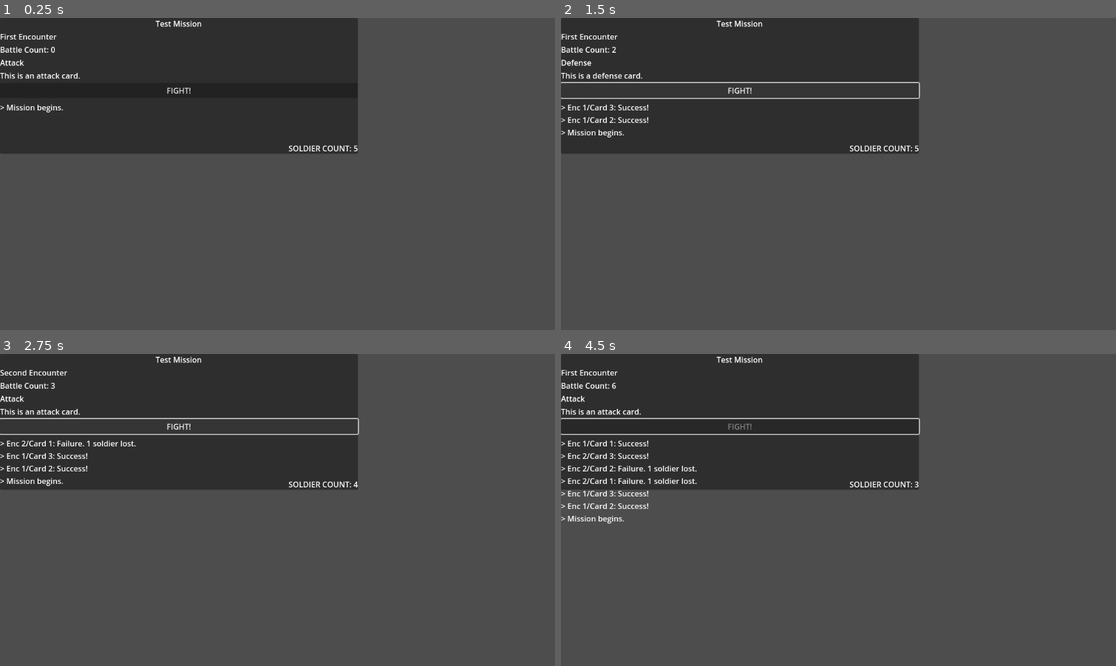
Above: before the commit, frames 1-4 (two rows, left to right).
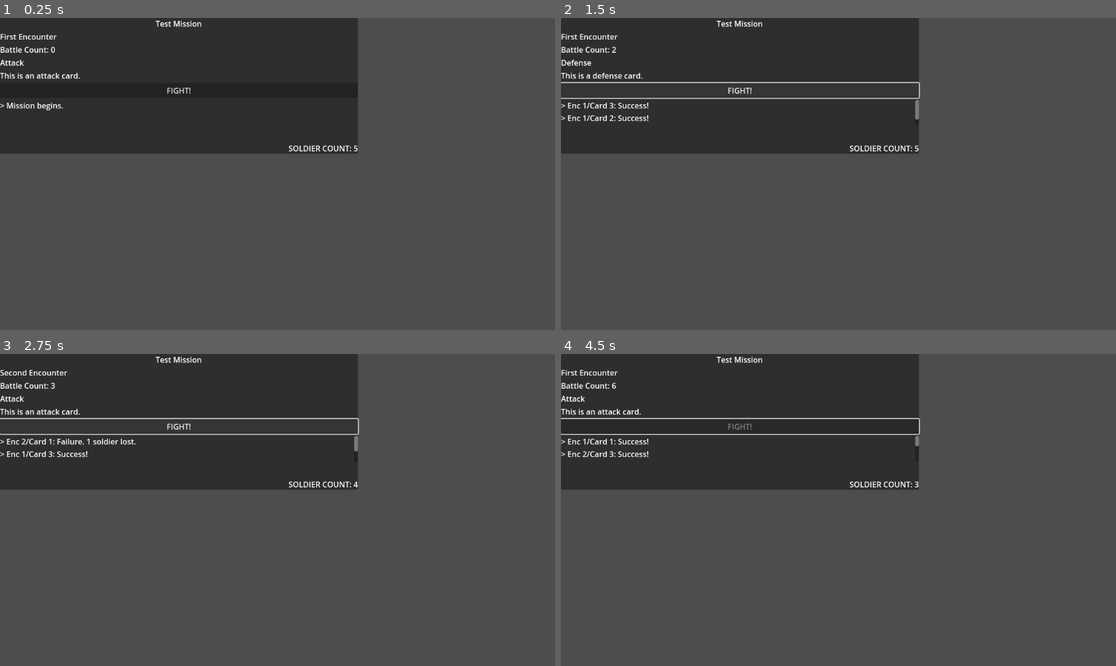
Above: after the commit, the same moments.

Repository: Shoes01/crying-suns-like
Game: Godot game, scene res://Main.tscn
The game is run twice, just before and just after one commit, with the same random seed, the same clock (stepped at 60 frames per second) and the same inputs.
Inputs:
- Up to frame 1 (0.25 s): no input
- Up to frame 2 (1.5 s): click "FIGHT!" at 0.5 s; click "FIGHT!" at 1.25 s
- Up to frame 3 (2.75 s): click "FIGHT!" at 2 s
- Up to frame 4 (4.5 s): tap Enter at 2.75, 4.25 s; tap Space at 3.5 s

The runs differ from the first frame. In frame 1, 0.1% of the frame differs, in the area x 0-12%, y 27-31%; in frame 2, 0.5%; in frame 3, 0.7%; in frame 4, 1.2%, in the area x 0-65%, y 26-55%.

Commit message:
Combat log now scrolls instead of floods

Diff:
--- a/Main.tscn
+++ b/Main.tscn
@@ -56,19 +56,16 @@
 offset_bottom = 181.0
 text = "FIGHT!"
 
-[node name="Control" type="Control" parent="Panel/VBoxContainer"]
+[node name="Control" type="ScrollContainer" parent="Panel/VBoxContainer"]
 offset_top = 185.0
 offset_right = 743.0
 offset_bottom = 231.0
 size_flags_vertical = 3
 
 [node name="Log" type="Label" parent="Panel/VBoxContainer/Control"]
-clip_contents = true
-offset_top = 4.0
-offset_right = 743.0
-offset_bottom = 30.0
+offset_right = 132.0
+offset_bottom = 26.0
 text = "> Mission begins."
-clip_text = true
 
 [node name="SoldierCount" type="Label" parent="Panel/VBoxContainer"]
 offset_top = 235.0
